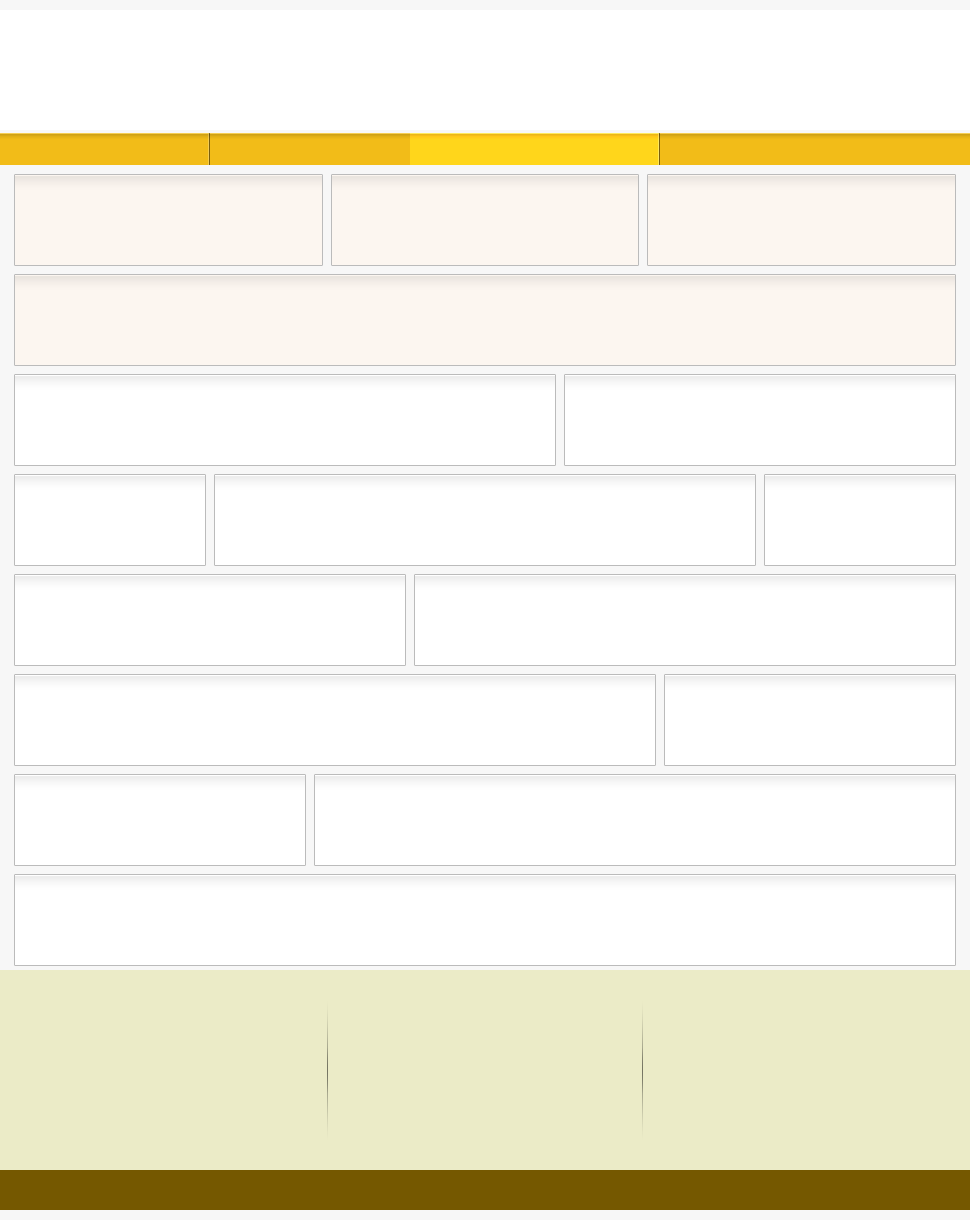
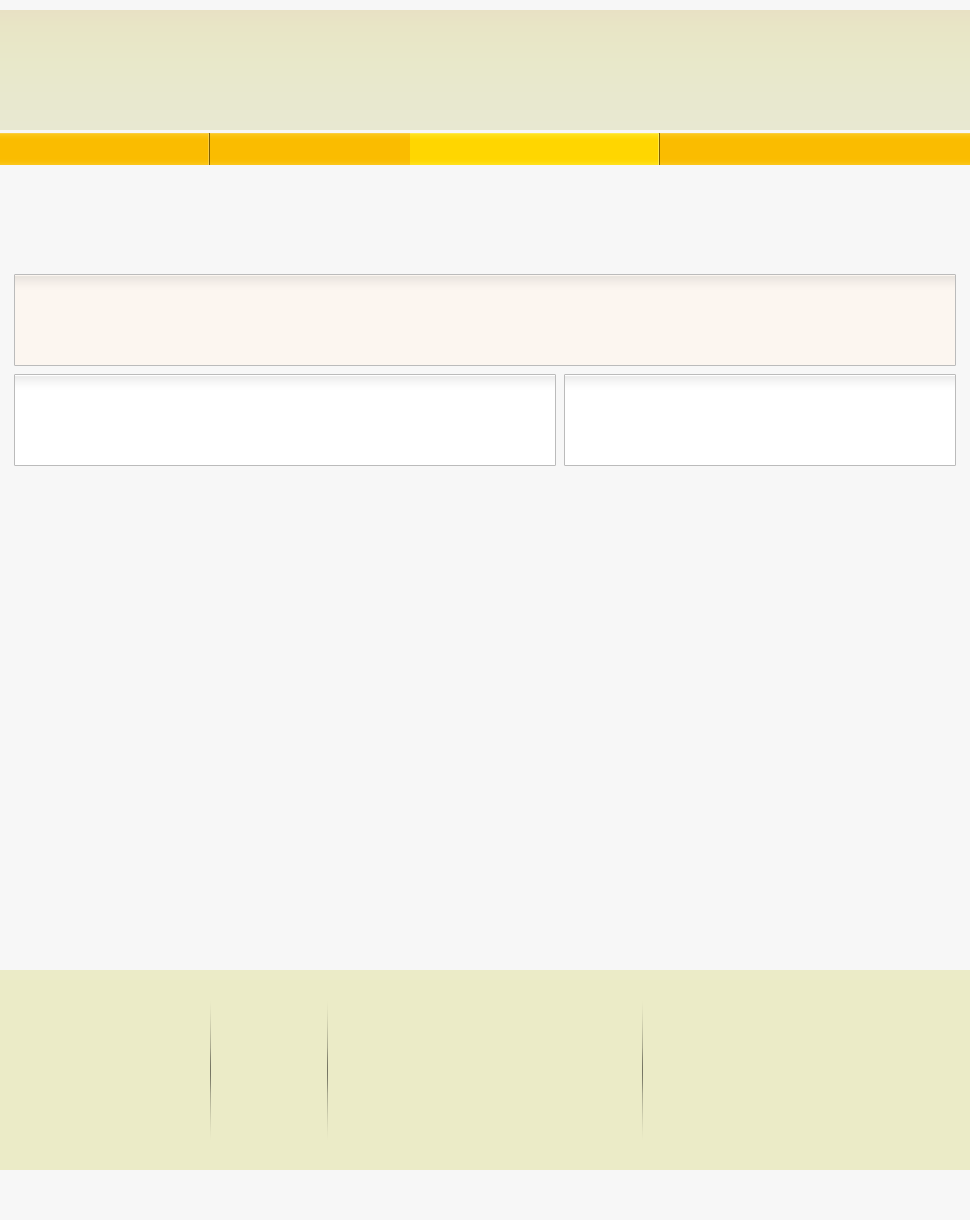
Layered file, before and after one edit (970×1220). Changes by layer:
painted on "header" over [0, 10, 970, 130]
painted on "navbar" over [0, 133, 970, 165]
removed layer "header boxes" over [15, 175, 955, 265]
removed layer "footer" over [0, 1170, 970, 1210]
removed layer "sms" over [15, 475, 955, 565]
removed layer "tsm" over [15, 575, 955, 665]
removed layer "mms" over [15, 675, 955, 765]
removed layer "smm" over [15, 775, 955, 865]
removed layer "mmm" over [15, 875, 955, 965]
